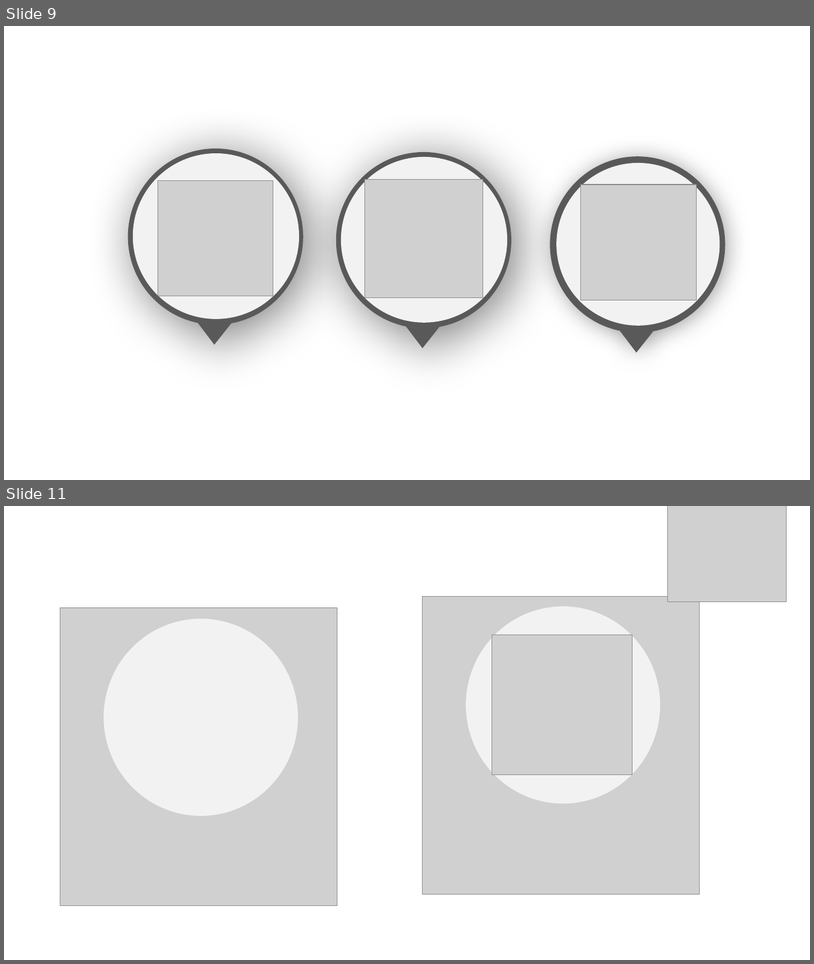
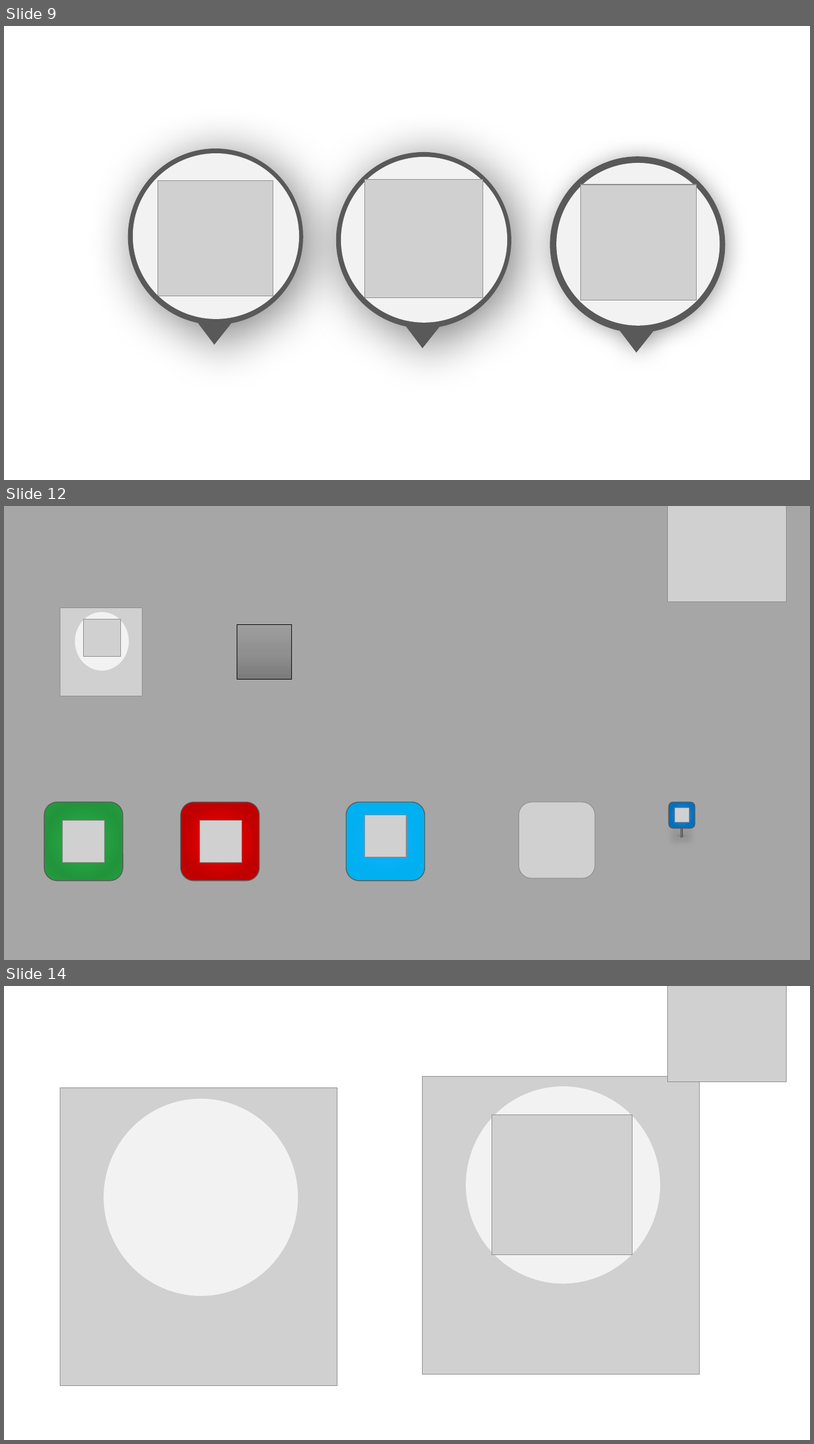
Before and after one commit to antenehs/Commuter, a slide deck: Reitti/Pictures/Pictures.pptx. Shown one above the other, each under a label of ours: slides 9 and 11 before the commit, slides 9, 12 and 14 after it; the slides between them are not shown. The pictures are 814x964 and 814x1444 pixels, drawn with LibreOffice and Linux fonts; fonts in the diff are those of the drawing; grey boxes stand for pictures. Boxes give left, top, right and bottom in pixels: in the first picture for what was removed or moved away, otherwise in the second. Text is boxed around its words. In the diff, an @@ line names an element or a change of style, - is before the commit and + after.

```diff
--- a/Reitti/Pictures/Pictures.pptx
+++ b/Reitti/Pictures/Pictures.pptx
@@ slide 12 added at (4,506,810,960), background #A6A6A6 @@
@@ picture added at (668,506,787,601) @@
@@ picture added at (60,607,143,696) @@
@@ ellipse added at (75,612,129,670), fill #F2F2F2 @@
@@ picture added at (84,619,121,656) @@
@@ rectangle added at (237,625,292,679), fill gradient #9D9D9D to #909090 to #7C7C7C, outline #000000 0.5 pt @@
@@ ellipse added at (590,732,600,735), fill #808080 at 36% opacity @@
@@ rounded rectangle added at (45,802,123,880), fill gradient #27B246 to #22953C to #239C3D, outline #595959 1 pt @@
@@ rounded rectangle added at (180,802,259,880), fill gradient #FF0000 to #C00000, outline #595959 1 pt @@
@@ rounded rectangle added at (347,802,425,880), fill gradient #14ADFF to #00B0F0, outline #595959 1 pt @@
@@ picture added at (519,802,596,878) @@
@@ rounded rectangle added at (669,802,695,828), fill gradient #408BCE to #0070C0, outline #595959 1 pt @@
@@ picture added at (675,808,690,822) @@
@@ picture added at (63,820,104,862) @@
@@ picture added at (200,820,242,862) @@
@@ picture added at (365,815,406,857) @@
@@ rectangle added at (681,826,683,837), fill #808080, outline #595959 1 pt @@
@@ ellipse added at (677,834,686,837), fill #808080 at 53% opacity @@
@@ what was slide 11 is now slide 14 @@
```
Also in this commit, not shown: 1 slide changed, 6 other slides added, 1 slide removed, 30 other files.
